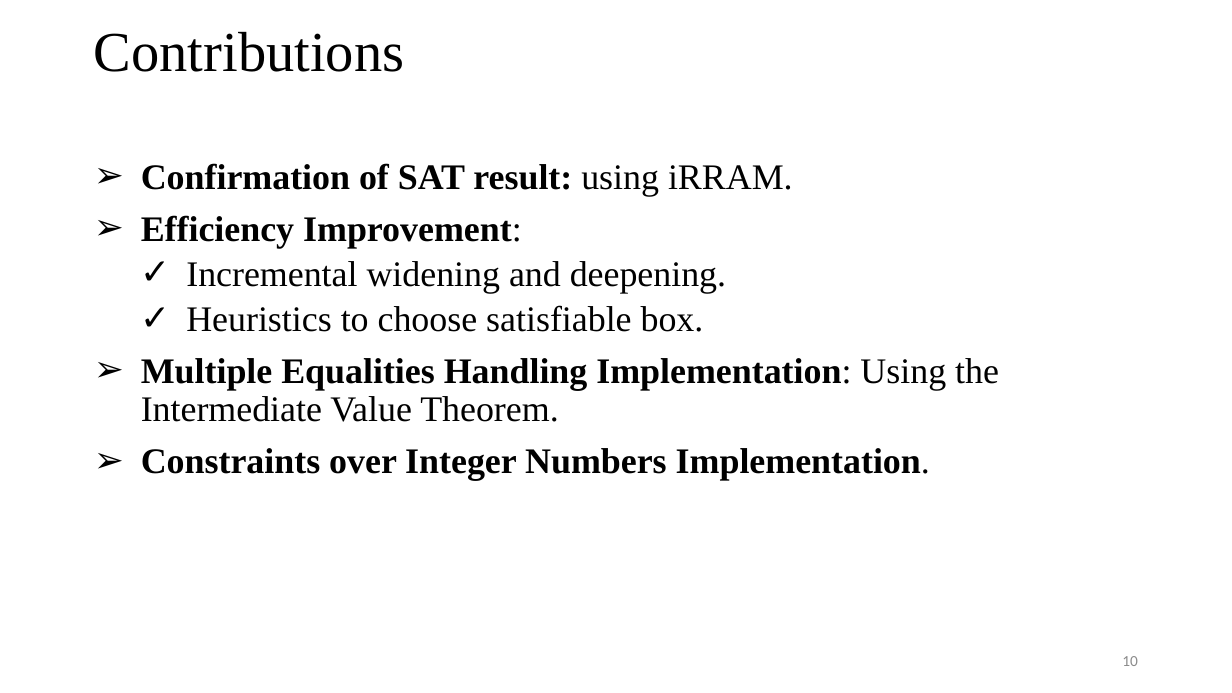
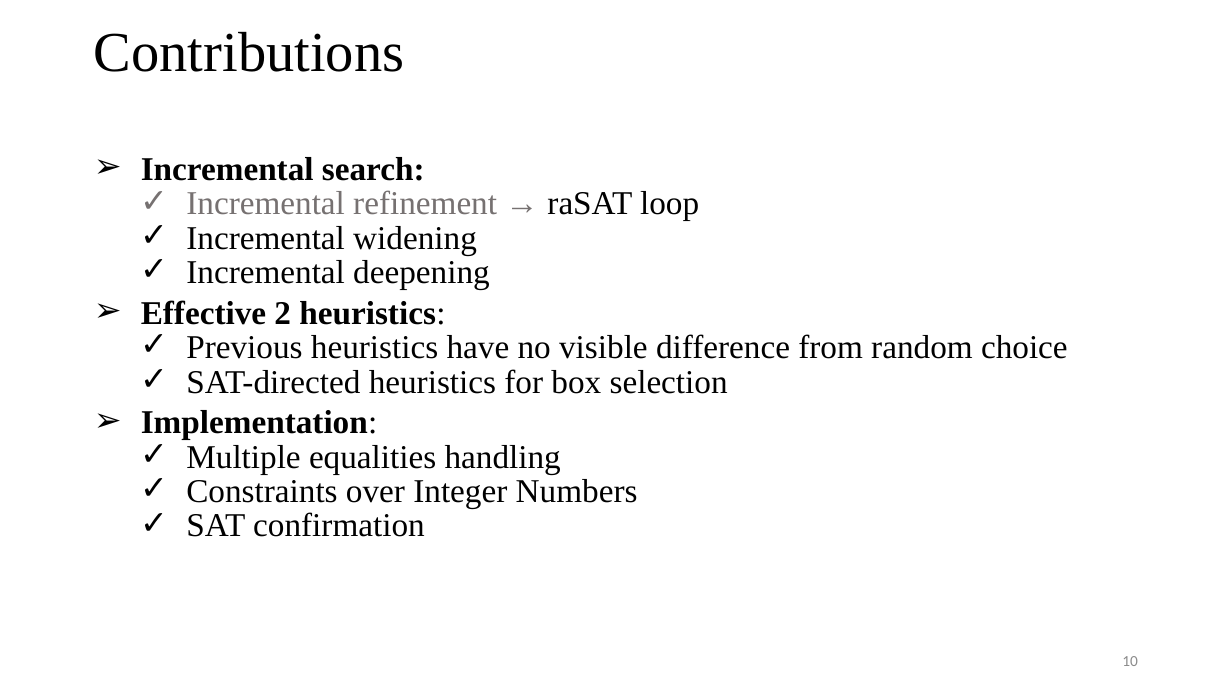
Before and after one commit to tungvx/raSAT, a slide deck: slide 10 of report/thesis/presentation.pptx. Drawn at 1232x693 pixels with LibreOffice and Linux fonts; fonts in the diff are those of the drawing. Boxes give left, top, right and bottom in pixels: in the first picture for what was removed or moved away, otherwise in the second. Text is boxed around its words. In the diff, an @@ line names an element or a change of style, - is before the commit and + after.

```diff
--- a/report/thesis/presentation.pptx
+++ b/report/thesis/presentation.pptx
@@ text at bbox=[141, 157, 1068, 537]: text changed; size 28 to 25.9 pt; bold off @@
-➢ Confirmation of SAT result: using iRRAM.
-➢ Efficiency Improvement:
-  ✓ Incremental widening and deepening.
-  ✓ Heuristics to choose satisfiable box.
-➢ Multiple Equalities Handling Implementation: Using the Intermediate Value Theorem.
-➢ Constraints over Integer Numbers Implementation.
+➢ Incremental search:
+  ✓ Incremental refinement → raSAT loop
+  ✓ Incremental widening
+  ✓ Incremental deepening
+➢ Effective 2 heuristics:
+  ✓ Previous heuristics have no visible difference from random choice
+  ✓ SAT-directed heuristics for box selection
+➢ Implementation:
+  ✓ Multiple equalities handling
+  ✓ Constraints over Integer Numbers
+  ✓ SAT confirmation
```
Also in this commit, not shown: 11 other slides changed, 4 slides added, 5 slides removed, 8 other files.
